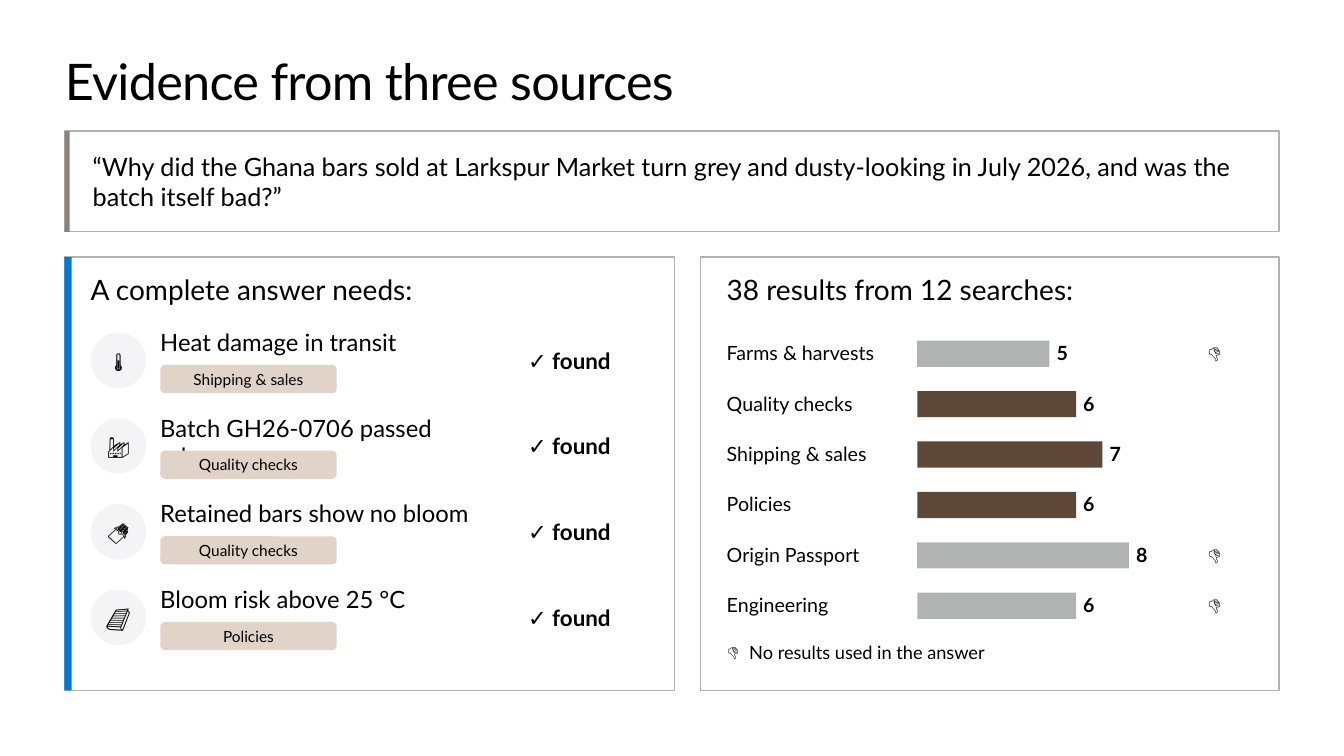
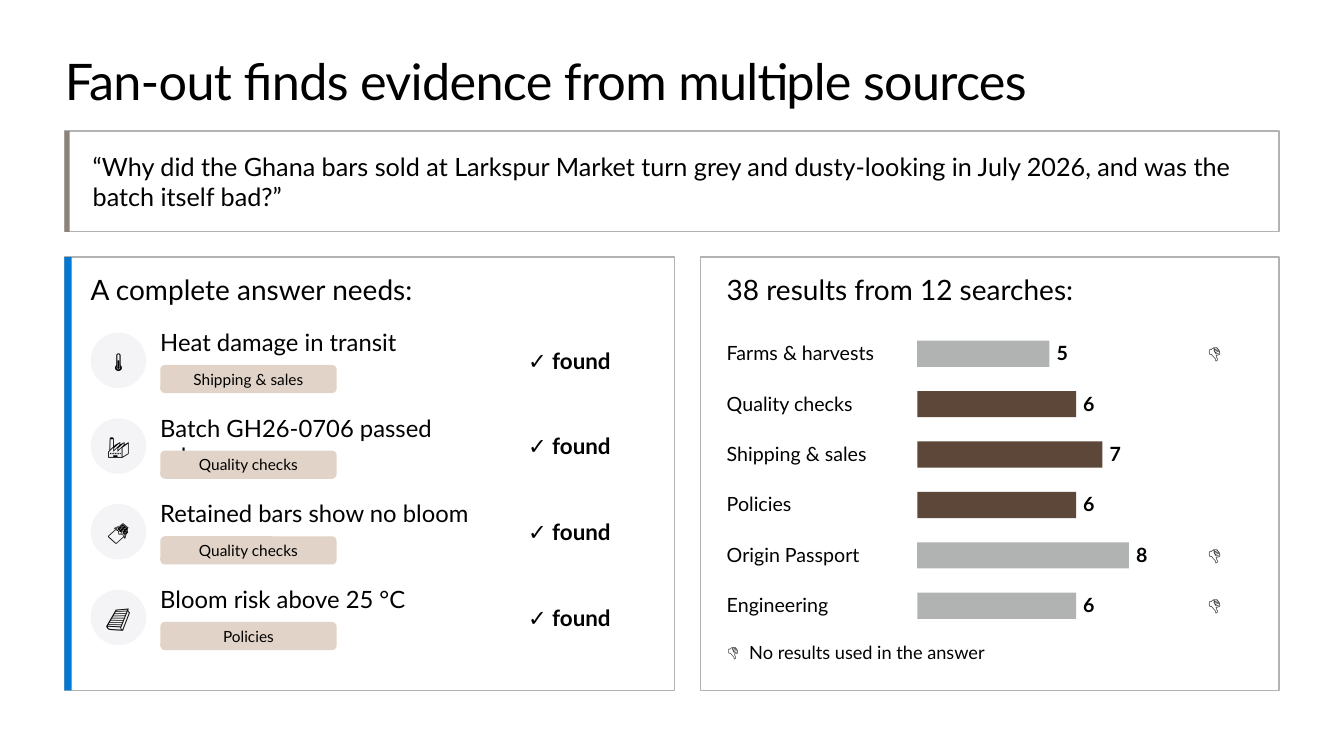
Before and after one commit to microsoft/ignite26-BRK300-building-agentic-retrieval-from-diy-to-foundry-iq, a slide deck: slide 20 of IgniteBRK300-WorkingDeck.pptx. Drawn at 1344x756 pixels with LibreOffice and Linux fonts; fonts in the diff are those of the drawing; background and template pictures are left out. Boxes give left, top, right and bottom in pixels: in the first picture for what was removed or moved away, otherwise in the second. Text is boxed around its words. In the diff, an @@ line names an element or a change of style, - is before the commit and + after.

```diff
--- a/IgniteBRK300-WorkingDeck.pptx
+++ b/IgniteBRK300-WorkingDeck.pptx
@@ title at [65,63,1027,109]: text changed @@
-Evidence from three sources
+Fan-out finds evidence from multiple sources
```
Also in this commit, not shown: 1 other slide changed, 5 slides added.
